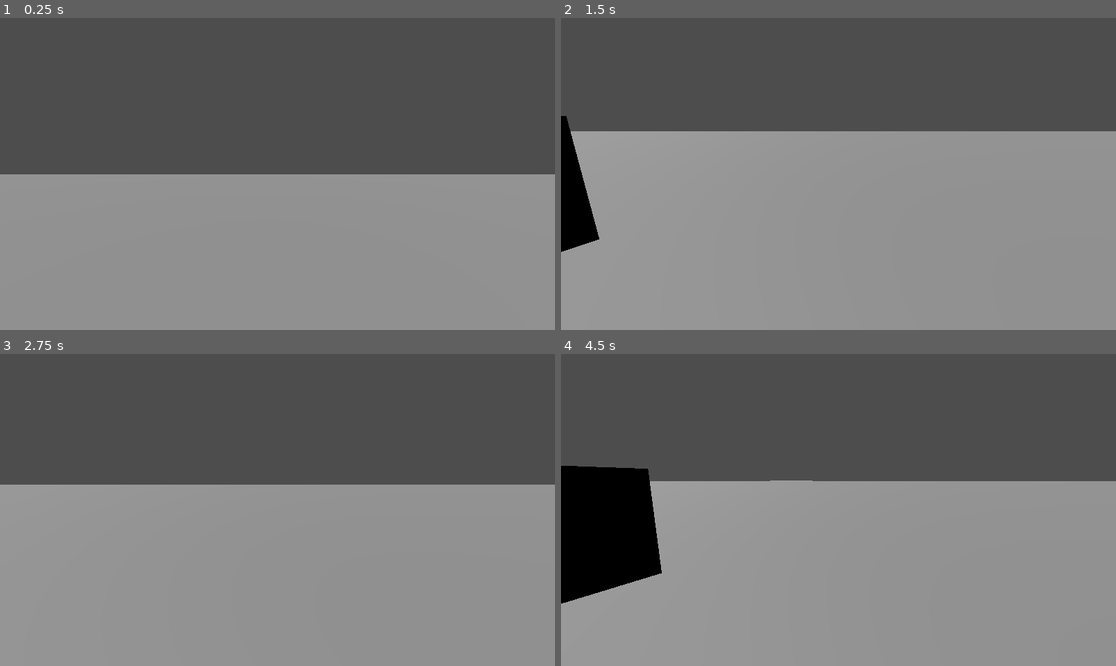
Above: before the commit, frames 1-4 (two rows, left to right).
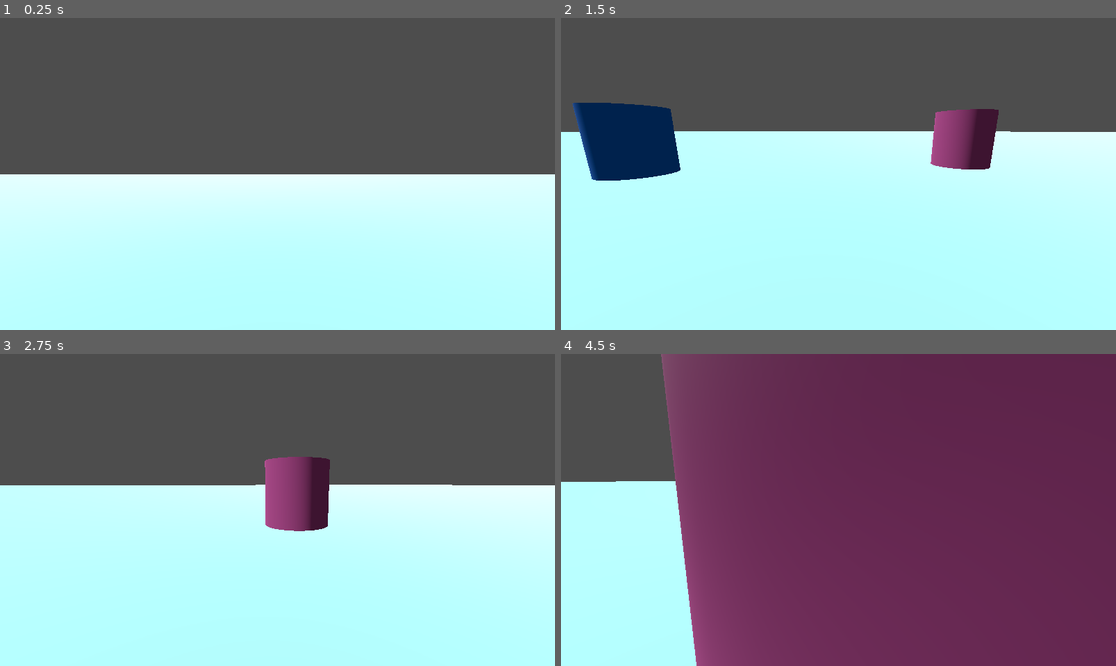
Above: after the commit, the same moments.

Repository: GUODnuli/A-project
Game: Godot game, scene res://Scenes/SimpleScene.tscn
Same seed, same stepped clock (60 frames per second), same inputs: the game is played once before the commit and once after it.
Inputs (mouse positions are in pixels of both pictures, inside the frame that each line leads up to):
- Up to frame 1 (0.25 s): no input
- Up to frame 2 (1.5 s): tap Enter at 0.5 s; move the mouse to (960, 158) at 0.52 s; hold D (right) 0.53-1.28 s; hold Shift (run) 0.53-1.28 s; click (960, 158) at 0.67 s; tap Space (jump) at 0.77, 0.8, 1.07, 1.25, 1.35 s; move the mouse to (810, 174) at 1.27 s; hold W (up) from 1.28 s (still down)
- Up to frame 3 (2.75 s): keep holding W (up); tap Space (jump) at 1.52, 1.82, 2.3 s; tap Shift (run) at 1.55 s; move the mouse to (288, 503) at 2.02 s; hold Shift (run) from 2.03 s (still down)
- Up to frame 4 (4.5 s): keep holding W (up); move the mouse to (832, 516) at 2.77 s; release Shift (run) at 2.78 s; tap Shift (run) at 2.85, 4.35 s; tap Space (jump) at 3.02, 3.32, 3.6, 3.77, 4.07 s; move the mouse to (877, 513) at 3.52 s; move the mouse to (794, 506) at 4.27 s

The runs differ from the first frame. In frame 1, 50% of the frame differs, in the area x 0-100%, y 50-100%; in frame 2, 66%; in frame 3, 59%; in frame 4, 93%, in the area x 0-100%, y 0-100%.

Commit message:
Add air action.

Diff:
--- /dev/null
+++ b/Assets/Material3D/standard_material_3d_1.tres
@@ -0,0 +1,4 @@
+[gd_resource type="StandardMaterial3D" format=3 uid="uid://0bttvhf7k3pa"]
+
+[resource]
+albedo_color = Color(0, 0.5019608, 1, 1)
--- /dev/null
+++ b/Assets/Material3D/standard_material_3d_2.tres
@@ -0,0 +1,4 @@
+[gd_resource type="StandardMaterial3D" format=3 uid="uid://brgpodcsb46mj"]
+
+[resource]
+albedo_color = Color(0.8235294, 0.34117648, 0.6627451, 1)
--- /dev/null
+++ b/Assets/Material3D/standard_material_3d_3.tres
@@ -0,0 +1,4 @@
+[gd_resource type="StandardMaterial3D" format=3 uid="uid://c5jy4e6wqjylm"]
+
+[resource]
+albedo_color = Color(0.81481564, 0.68429464, 0.252537, 1)
--- a/FPSController/fps_controller.gd
+++ b/FPSController/fps_controller.gd
@@ -4,7 +4,17 @@
 @export var jump_velocity := 6
 @export var auto_bhop := true
 @export var walk_speed := 7.0
-@export var run_speed := 11.0
+@export var sprint_speed := 11.0
+@export var current_speed = walk_speed
+
+const HEADBOB_MOVE_AMOUNT = 0.06
+const HEADBOB_FREQUENCY = 2.4
+var headbob_time := 0.0
+
+# Air movement settings. Need to tweak these to get the feeling dialed in.
+@export var air_cap := 0.85
+@export var air_accel := 8.0
+@export var air_move_speed := 5.0
 
 var wish_dir := Vector3.ZERO
 
@@ -25,15 +35,53 @@
 			%Camera3D.rotate_x(-event.relative.y * look_sensitivity)
 			%Camera3D.rotation.x = clamp(%Camera3D.rotation.x, deg_to_rad(-90.0), deg_to_rad(90.0))
 
-func _physics_process(float):
-	pass
+func _headbob_effect(delta):
+	headbob_time += delta * self.velocity.length()
+	%Camera3D.transform.origin = Vector3(
+		cos(headbob_time * HEADBOB_FREQUENCY * 0.5) * HEADBOB_MOVE_AMOUNT,
+		sin(headbob_time * HEADBOB_FREQUENCY) * HEADBOB_MOVE_AMOUNT,
+		0
+	)
 
-func _process(float):
+func _physics_process(delta):
+	var input_dir := Input.get_vector("left", "right", "up", "down").normalized()
+	wish_dir = self.global_transform.basis * Vector3(input_dir.x, 0, input_dir.y)
+
+	current_speed = walk_speed
+	if Input.is_action_pressed("run"):
+		current_speed = sprint_speed
+
+	if is_on_floor():
+		if Input.is_action_just_pressed("jump"):
+			self.velocity.y = jump_velocity
+		_handle_ground_physics(delta)
+	else:
+		_handle_air_physics(delta)
+
+	move_and_slide()
+
+func _process(delta):
 	pass
 
 func _handle_air_physics(delta) -> void:
-	pass
+	self.velocity.y -= ProjectSettings.get_setting("physics/3d/default_gravity") * delta
+
+	#Classic battle tested & fan favorite source/quake air movement recipe.
+	#CSS players gonna feel their gamer instincts kick in with this one
+	var current_speed_in_wish_dir = self.velocity.dot(wish_dir)
+	#Wish speed(if wish_dir >0 length)capped to air_cad
+	var capped_speed = min((air_move_speed * wish_dir).length(), air_cap)
+	# How much to get to the speed the player wishes (in the new dir)
+	# Notice this allows for infinite speed. If wish _dir is perpendicular, we always need to add velocity
+	# no matter how fast we're going. This is what allows for things like bhop in css & Quake.
+	# Also happens to just give some very nice feeling movement & responsiveness when in the air.
+	var add_speed_till_cap = capped_speed - current_speed_in_wish_dir
+	if add_speed_till_cap > 0:
+		var accel_speed = air_accel * air_move_speed * delta
+		accel_speed = min(accel_speed, add_speed_till_cap)
+		self.velocity += accel_speed * wish_dir
 
 func _handle_ground_physics(delta) -> void:
-	var input_dir := Input.get_vector("left", "right", "up", "down").normalized()
-	wish_dir = self.global_transform.basis * Vector3(-input_dir.x, 0, -input_dir.y)
+	self.velocity.x = wish_dir.x * current_speed
+	self.velocity.z = wish_dir.z * current_speed
+	_headbob_effect(delta)
--- a/Scenes/SimpleScene.tscn
+++ b/Scenes/SimpleScene.tscn
@@ -1,7 +1,9 @@
-[gd_scene load_steps=8 format=3 uid="uid://kntsprkymyog"]
+[gd_scene load_steps=14 format=3 uid="uid://kntsprkymyog"]
 
-[ext_resource type="PackedScene" uid="uid://csyawq7p2fpl0" path="res://Scenes/Glass.tscn" id="1_f6kox"]
 [ext_resource type="PackedScene" uid="uid://b230ua12r7uy8" path="res://FPSController/FPSController.tscn" id="2_dh0h2"]
+[ext_resource type="Material" uid="uid://0bttvhf7k3pa" path="res://Assets/Material3D/standard_material_3d_1.tres" id="2_xyxly"]
+[ext_resource type="Material" uid="uid://brgpodcsb46mj" path="res://Assets/Material3D/standard_material_3d_2.tres" id="3_2kxnn"]
+[ext_resource type="Material" uid="uid://c5jy4e6wqjylm" path="res://Assets/Material3D/standard_material_3d_3.tres" id="3_rx13d"]
 
 [sub_resource type="Environment" id="Environment_dh0h2"]
 
@@ -9,9 +11,19 @@
 
 [sub_resource type="Compositor" id="Compositor_2kxnn"]
 
+[sub_resource type="PhysicsMaterial" id="PhysicsMaterial_dh0h2"]
+
+[sub_resource type="StandardMaterial3D" id="StandardMaterial3D_rx13d"]
+albedo_color = Color(0.7058824, 1, 1, 1)
+
 [sub_resource type="PlaneMesh" id="PlaneMesh_lnoio"]
 
 [sub_resource type="WorldBoundaryShape3D" id="WorldBoundaryShape3D_f6kox"]
+
+[sub_resource type="CylinderMesh" id="CylinderMesh_xyxly"]
+material = ExtResource("3_rx13d")
+
+[sub_resource type="Skin" id="Skin_f6eii"]
 
 [node name="World" type="Node3D"]
 
@@ -21,9 +33,11 @@
 compositor = SubResource("Compositor_2kxnn")
 
 [node name="PlayGround" type="StaticBody3D" parent="."]
+physics_material_override = SubResource("PhysicsMaterial_dh0h2")
 
 [node name="MeshInstance3D" type="MeshInstance3D" parent="PlayGround"]
 transform = Transform3D(1000, 0, 0, 0, 1, 0, 0, 0, 1000, 0, 0, 0)
+material_override = SubResource("StandardMaterial3D_rx13d")
 mesh = SubResource("PlaneMesh_lnoio")
 
 [node name="CollisionShape3D" type="CollisionShape3D" parent="PlayGround"]
@@ -35,5 +49,26 @@
 [node name="CharacterBody3D" parent="." instance=ExtResource("2_dh0h2")]
 transform = Transform3D(0.074352115, 0, -0.9972321, 0, 1, 0, 0.9972321, 0, 0.074352115, 4.9041805, 2.3841858e-07, 0.45523667)
 
-[node name="Glass" parent="." instance=ExtResource("1_f6kox")]
-transform = Transform3D(-0.99984676, 0, 0.017504664, 0, 1, 0, -0.017504664, 0, -0.99984676, 0, 0, 0)
+[node name="Node3D" type="Node3D" parent="."]
+transform = Transform3D(5.555, 0, 0, 0, 5.555, 0, 0, 0, 5.555, -17.090553, 0, 0)
+
+[node name="MeshInstance3D" type="MeshInstance3D" parent="Node3D"]
+material_override = ExtResource("2_xyxly")
+mesh = SubResource("CylinderMesh_xyxly")
+skin = SubResource("Skin_f6eii")
+
+[node name="Node3D2" type="Node3D" parent="."]
+transform = Transform3D(5.555, 0, 0, 0, 5.555, 0, 0, 0, 5.555, -3.1541634, 0, 19.367819)
+
+[node name="MeshInstance3D" type="MeshInstance3D" parent="Node3D2"]
+material_override = ExtResource("3_2kxnn")
+mesh = SubResource("CylinderMesh_xyxly")
+skin = SubResource("Skin_f6eii")
+
+[node name="Node3D3" type="Node3D" parent="."]
+transform = Transform3D(5.555, 0, 0, 0, 5.555, 0, 0, 0, 5.555, 9.755747, 0, -15.142576)
+
+[node name="MeshInstance3D" type="MeshInstance3D" parent="Node3D3"]
+material_override = ExtResource("3_2kxnn")
+mesh = SubResource("CylinderMesh_xyxly")
+skin = SubResource("Skin_f6eii")
--- a/project.godot
+++ b/project.godot
@@ -48,6 +48,10 @@
 ]
 }
 
+[physics]
+
+3d/default_gravity=9.799999999999995
+
 [rendering]
 
 environment/screen_space_reflection/roughness_quality=2
